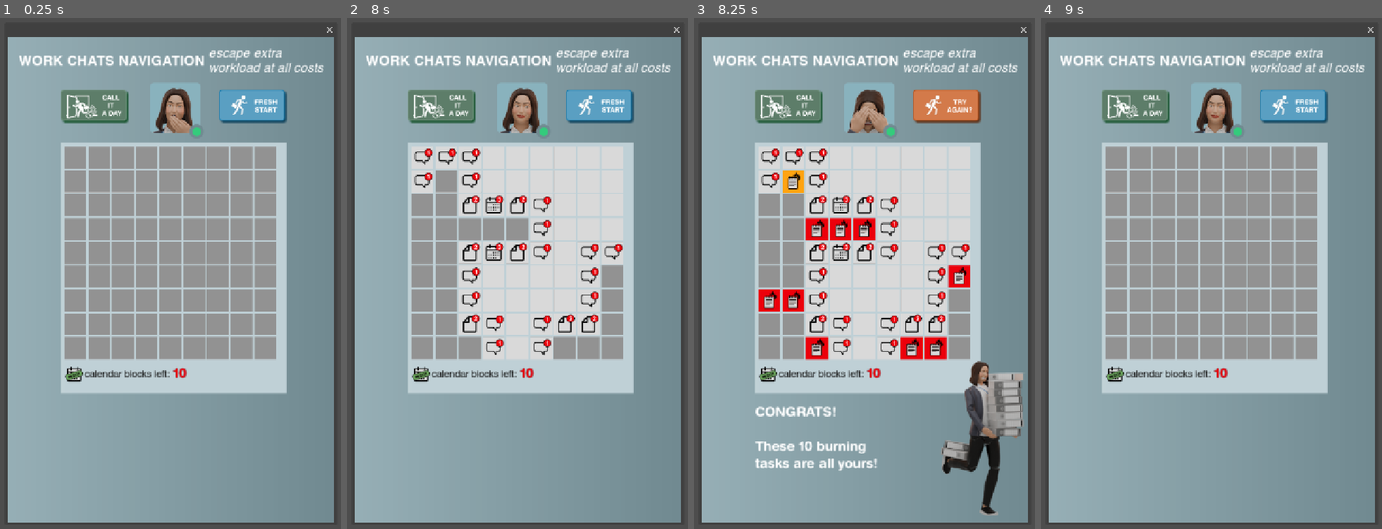
Above: before the commit, frames 1-4 (left to right).
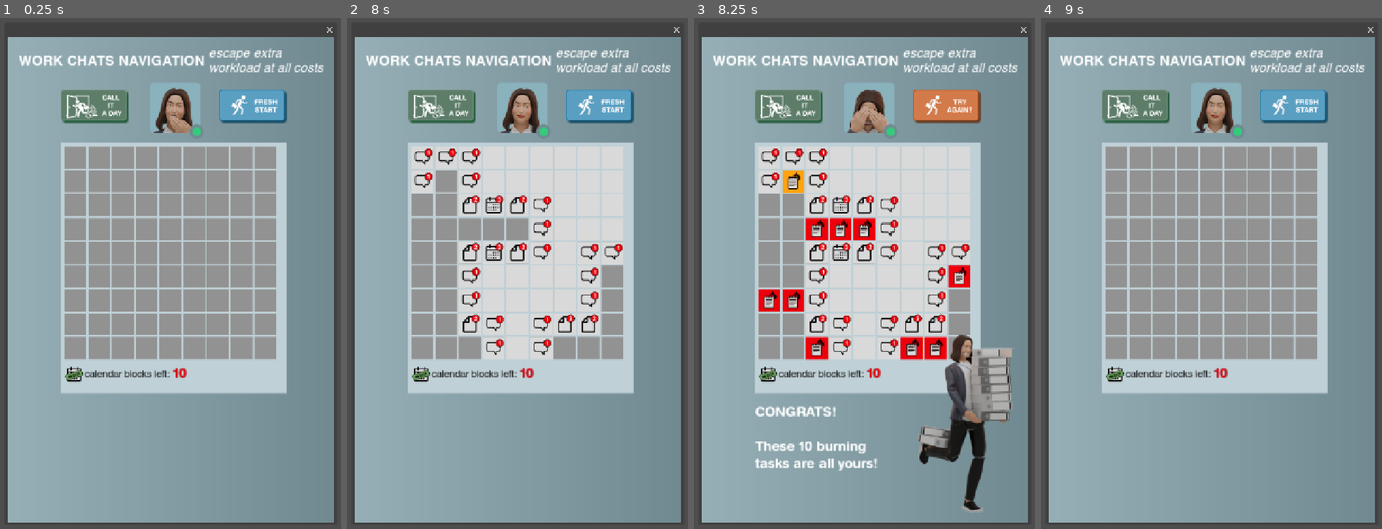
Above: after the commit, the same moments.

Repository: grkovalev/office-game
Game: Godot game, scene res://minesweeper.tscn
Two runs of this game, one before a commit and one after it. Both use one fixed random seed, a clock stepped at 60 frames per second and the inputs below. This scene is started directly instead of the project's main scene.
Inputs (mouse positions are in pixels of both pictures, inside the frame that each line leads up to):
- Up to frame 1 (0.25 s): no input
- Up to frame 2 (8 s): click (422, 155) at 0.52 s; click (445, 155) at 1.27 s; click (469, 155) at 2.02 s; click (493, 155) at 2.77 s; click (517, 155) at 3.52 s; click (541, 155) at 4.27 s; click (565, 155) at 5.02 s; click (589, 155) at 5.77 s; click (612, 155) at 6.52 s; click (422, 181) at 7.27 s
- Up to frame 3 (8.25 s): click (792, 181) at 8.02 s
- Up to frame 4 (9 s): click (1163, 181) at 8.77 s

Frames 1-2 are identical in both runs. In frame 3, 5.1% of the frame differs, in the area x 65-97%, y 62-98%; in frame 4, nothing differs.

Commit message:
fixed top layer for winlostimg

Diff:
--- a/minesweeper.tscn
+++ b/minesweeper.tscn
@@ -227,9 +227,12 @@
 [node name="winlostmsg" type="Node2D" parent="Window"]
 script = ExtResource("20_ldu3r")
 
-[node name="winlostimg" type="Sprite2D" parent="Window/winlostmsg"]
-position = Vector2(632, 872)
-scale = Vector2(0.8671873, 0.8671873)
+[node name="winlostimg_canvas" type="CanvasLayer" parent="Window/winlostmsg"]
+layer = 2
+
+[node name="winlostimg" type="Sprite2D" parent="Window/winlostmsg/winlostimg_canvas"]
+position = Vector2(592, 832)
+scale = Vector2(0.9960934, 0.9960934)
 texture = ExtResource("20_mxn5k")
 region_enabled = true
 region_rect = Rect2(0, 0, 256, 512)
--- a/winlostmsg.gd
+++ b/winlostmsg.gd
@@ -1,14 +1,12 @@
 extends Node2D
 
-@onready var winlostimg: Sprite2D = $winlostimg
+@onready var winlostimg: Sprite2D = $winlostimg_canvas/winlostimg
 @onready var wintext: Label = $wintext
 @onready var losttext: Label = $losttext
-## Must be the full atlas image (e.g. winlostatlas.png), not an AtlasTexture.
 @export var win_atlas: Texture2D
 @export var win_atlas_columns: int = 4
 @export var win_cell_size: Vector2i = Vector2i(256, 512)
 @export var win_animation_speed: float = 0.3
-## losttext template: %s is replaced by the number of unflagged bombs. Only that part changes; the rest stays.
 @export var losttext_format: String = "CONGRATS!\n\nThese %s burning\ntasks are all yours!"
 
 var _win_anim_timer: Timer
@@ -50,6 +48,7 @@
 		_win_anim_timer.wait_time = win_animation_speed
 		_win_anim_timer.start()
 	wintext.visible = true
+	winlostimg.visible = true
 	losttext.visible = false
 	show()
 
@@ -63,9 +62,11 @@
 		_apply_region(idx)
 	losttext.text = losttext_format % unflagged_bomb_count
 	wintext.visible = false
+	winlostimg.visible = true
 	losttext.visible = true
 	show()
 
 func hide_msg() -> void:
 	_win_anim_timer.stop()
+	winlostimg.visible = false
 	hide()
